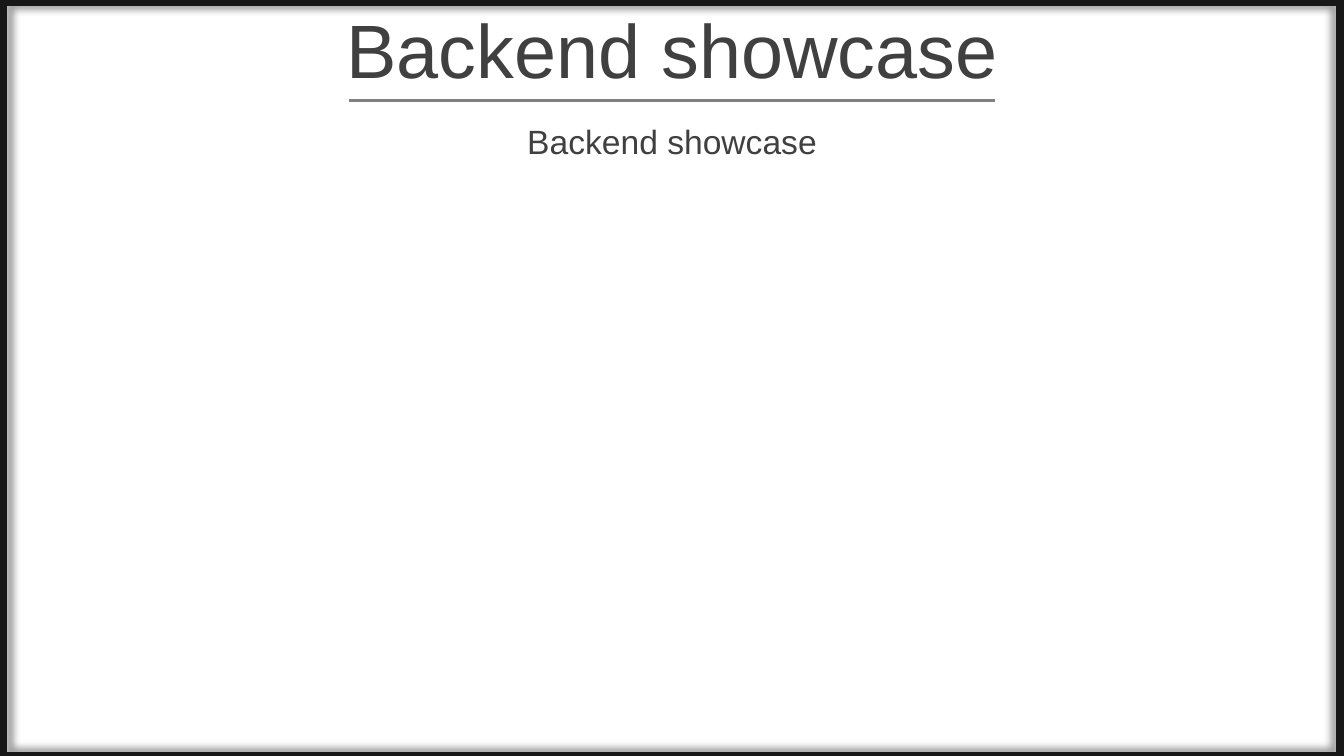
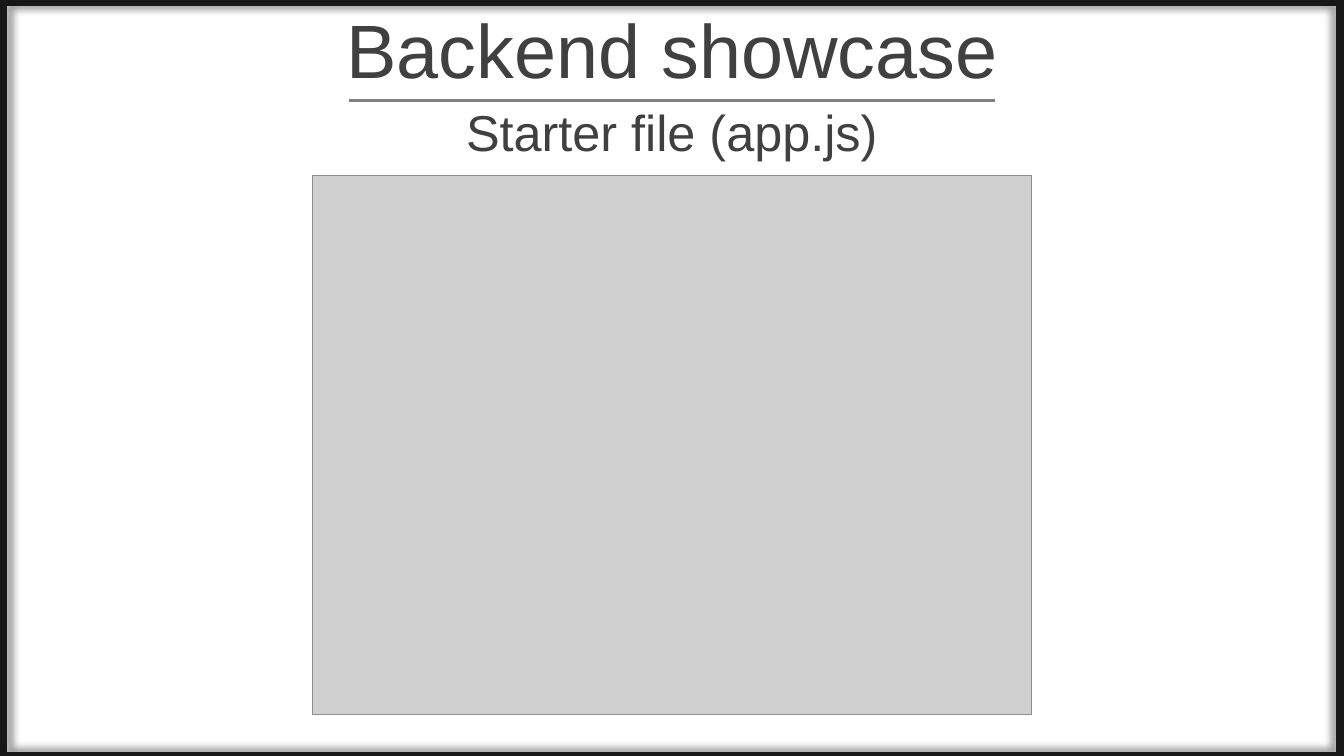
Before and after one commit to tamasrobert/NasaPC, a slide deck: slide 2 of Documentations/NasaPC_WebShopProject.pptx. Drawn at 1344x756 pixels with LibreOffice and Linux fonts; fonts in the diff are those of the drawing; grey boxes stand for pictures; background and template pictures are left out. Boxes give left, top, right and bottom in pixels: in the first picture for what was removed or moved away, otherwise in the second. Text is boxed around its words. In the diff, an @@ line names an element or a change of style, - is before the commit and + after.

Commit message:
formatting + pptx progression - starter file done

```diff
--- a/Documentations/NasaPC_WebShopProject.pptx
+++ b/Documentations/NasaPC_WebShopProject.pptx
@@ subtitle at [466,114,877,161]: text changed; size 24 to 36 pt @@
-Backend showcase
+Starter file (app.js)
@@ picture added at [313,175,1032,715] @@
```
Also in this commit, not shown: 1 other slide changed, 4 other files.
